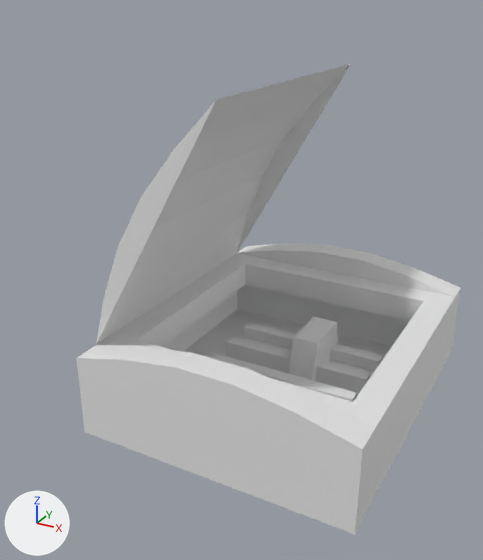
What one commit did to the Blender file src/main/resources/assets/eln/model/DistributionBoard/DistributionBoard.blend.
Rendered twice from a 50 mm lens placed at (0.576, -1.275, 0.898), pointed at (-0.087, -0.069, 0.295). The lights are fixed; the arrows at lower left show +X, +Y and +Z.

In view in the first picture: 'base', 'elemPrimitive', 'window'.
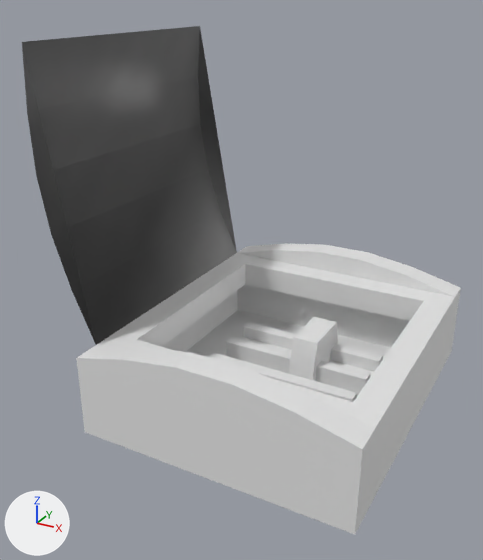
What differs and where, as boxes [x1, y1, x2, y2] in the pictures (483 x 560 px):
'window', recoloured, surface changed, turned
    before: [96, 64, 350, 345]
    after: [22, 26, 237, 345]

The change, as a list of edits to the scene's bpy script:
```text
Add img_reflection_png:
    img_reflection_png = load_image('Reflection.png', '../DataloggerCRTFloor/Reflection.png', 256, 128, 'sRGB')
Add mat_reflection_png:
    mat_reflection_png = principled_material('Reflection.png')
    mat_reflection_png.texture = img_reflection_png
Change me_window:
    where me_window.from_pydata(...)  # 12 vertices, 7 faces; spans x 0.0..0.625, y -0.312..0.312, z 0.0..0.05
    used by ob_window; location = (-0.312, 0.0, 0.188); rotation_euler = (0.0, -1.047, 0.0), in degrees (0, -60, 0)
    me_window part 1: texture (UV) coordinates changed
    add me_window.materials.append(mat_reflection_png)  # picture img_reflection_png
Change ob_window:
    ob_window.rotation_euler: (0.0, -1.047, 0.0) -> (0.0, -1.745, 0.0)  # degrees (0, -60, 0) -> degrees (0, -100, 0)
```
